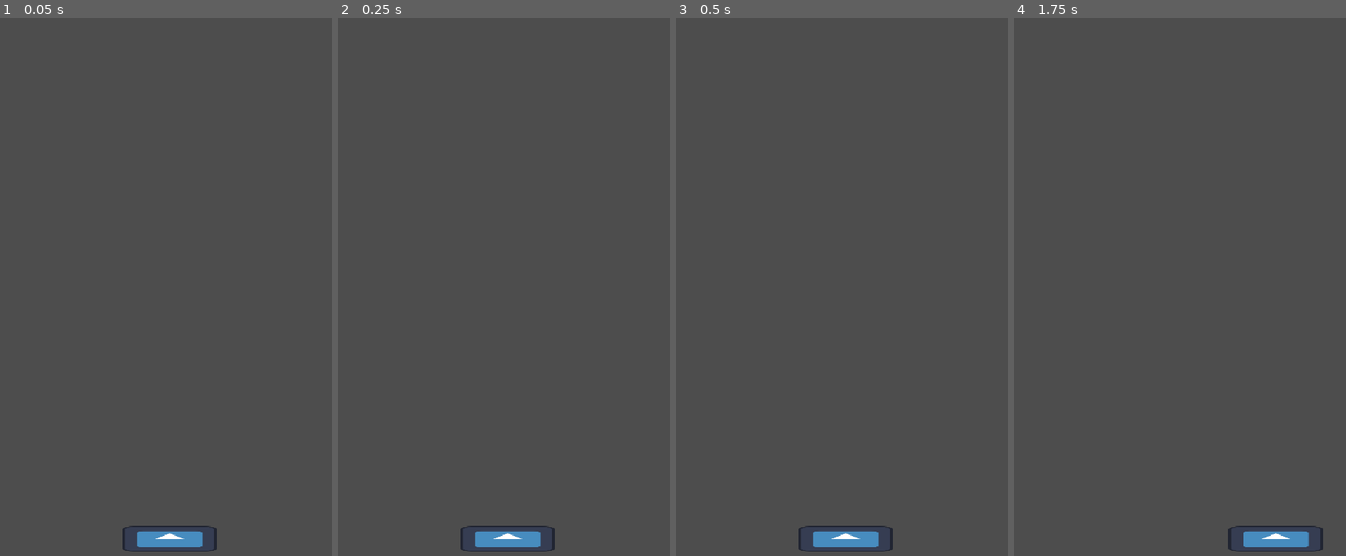
Above: before the commit, frames 1-4 (left to right).
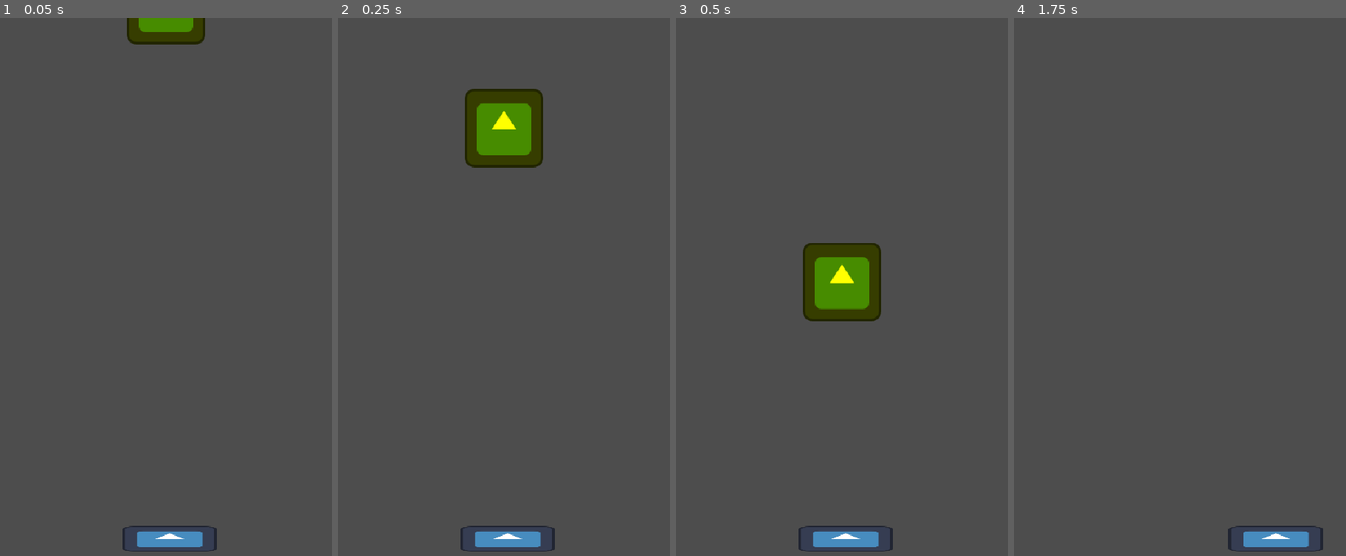
Above: after the commit, the same moments.

Repository: moisesjbc/la-kolektanto
Game: Godot game, scene res://gameplay/main/main.tscn
Two runs of this game, one before a commit and one after it. Both use one fixed random seed, a clock stepped at 60 frames per second and the inputs below. The engine's default icon, where the game draws it, is replaced by a stand-in: a white triangle on a blue panel in a dark square.
Inputs:
- Up to frame 1 (0.05 s): no input
- Up to frame 2 (0.25 s): no input
- Up to frame 3 (0.5 s): no input
- Up to frame 4 (1.75 s): hold Right (ui_right) 0.53-1.28 s; hold Left (ui_left) from 1.28 s (still down)

The runs differ from the first frame. In frame 1, 1.1% of the frame differs, in the area x 38-62%, y 0-5%; in frame 2, 3.4%, in the area x 38-62%, y 13-28%; in frame 3, 3.4%; in frame 4, nothing differs.

Commit message:
Add dummy collectible (coin)

Diff:
--- /dev/null
+++ b/godot-project/gameplay/collectible/collectible.gd
@@ -0,0 +1,14 @@
+extends CharacterBody2D
+
+var SPEED: float = 1000
+var DIRECTION: Vector2 = Vector2(0, 1.0)
+var TYPE = "coin"
+
+func _process(delta: float) -> void:
+	var collision: KinematicCollision2D = move_and_collide(DIRECTION * SPEED * delta)
+	if collision:
+		collision.get_collider().collect(TYPE)
+		queue_free()
+
+func _on_visible_on_screen_notifier_2d_screen_exited() -> void:
+	queue_free()
--- /dev/null
+++ b/godot-project/gameplay/collectible/collectible.tscn
@@ -0,0 +1,24 @@
+[gd_scene load_steps=4 format=3 uid="uid://cyl8ir53xd7vb"]
+
+[ext_resource type="Texture2D" uid="uid://wy4xse3xbaje" path="res://icon.svg" id="1_3gclp"]
+[ext_resource type="Script" uid="uid://c2tmpvkonsyvm" path="res://gameplay/collectible/collectible.gd" id="1_d561c"]
+
+[sub_resource type="RectangleShape2D" id="RectangleShape2D_3gclp"]
+size = Vector2(127, 129)
+
+[node name="collectible" type="CharacterBody2D"]
+collision_layer = 2
+script = ExtResource("1_d561c")
+
+[node name="coin" type="Sprite2D" parent="."]
+self_modulate = Color(1, 1, 0, 1)
+texture = ExtResource("1_3gclp")
+
+[node name="coin_collider" type="CollisionShape2D" parent="."]
+position = Vector2(0.5, 0.5)
+shape = SubResource("RectangleShape2D_3gclp")
+
+[node name="VisibleOnScreenNotifier2D" type="VisibleOnScreenNotifier2D" parent="."]
+rect = Rect2(-63, -64, 125, 128)
+
+[connection signal="screen_exited" from="VisibleOnScreenNotifier2D" to="." method="_on_visible_on_screen_notifier_2d_screen_exited"]
--- a/godot-project/gameplay/main/main.tscn
+++ b/godot-project/gameplay/main/main.tscn
@@ -1,8 +1,12 @@
-[gd_scene load_steps=2 format=3 uid="uid://dfqavponjhjfh"]
+[gd_scene load_steps=3 format=3 uid="uid://dfqavponjhjfh"]
 
 [ext_resource type="PackedScene" uid="uid://ba4kaciikq8ru" path="res://gameplay/player/player.tscn" id="1_582jy"]
+[ext_resource type="PackedScene" uid="uid://cyl8ir53xd7vb" path="res://gameplay/collectible/collectible.tscn" id="2_c201j"]
 
 [node name="main" type="Node2D"]
 
 [node name="player" parent="." instance=ExtResource("1_582jy")]
 position = Vector2(278, 847)
+
+[node name="collectible" parent="." instance=ExtResource("2_c201j")]
+position = Vector2(270, -71)
--- a/godot-project/gameplay/player/player.gd
+++ b/godot-project/gameplay/player/player.gd
@@ -11,3 +11,6 @@
 		direction.x = 1
 
 	move_and_collide(direction * SPEED * delta)
+
+func collect(collectible_type: String) -> void:
+	print("Collected: " + collectible_type)
--- a/godot-project/gameplay/player/player.tscn
+++ b/godot-project/gameplay/player/player.tscn
@@ -1,12 +1,20 @@
-[gd_scene load_steps=3 format=3 uid="uid://ba4kaciikq8ru"]
+[gd_scene load_steps=4 format=3 uid="uid://ba4kaciikq8ru"]
 
 [ext_resource type="Texture2D" uid="uid://wy4xse3xbaje" path="res://icon.svg" id="1_01s76"]
 [ext_resource type="Script" uid="uid://c3cgdro27ubi8" path="res://gameplay/player/player.gd" id="1_xq3ts"]
 
+[sub_resource type="RectangleShape2D" id="RectangleShape2D_xq3ts"]
+size = Vector2(154, 41)
+
 [node name="player" type="CharacterBody2D"]
+collision_mask = 2
 script = ExtResource("1_xq3ts")
 
 [node name="sprite" type="Sprite2D" parent="."]
 position = Vector2(-2, 0)
 scale = Vector2(1.2070313, 0.3203125)
 texture = ExtResource("1_01s76")
+
+[node name="collider" type="CollisionShape2D" parent="."]
+position = Vector2(-2, 0.5)
+shape = SubResource("RectangleShape2D_xq3ts")
--- a/godot-project/project.godot
+++ b/godot-project/project.godot
@@ -43,6 +43,11 @@
 ]
 }
 
+[layer_names]
+
+2d_physics/layer_1="player"
+2d_physics/layer_2="collectible"
+
 [rendering]
 
 renderer/rendering_method="gl_compatibility"
Not shown, added: godot-project/gameplay/collectible/collectible.gd.uid
